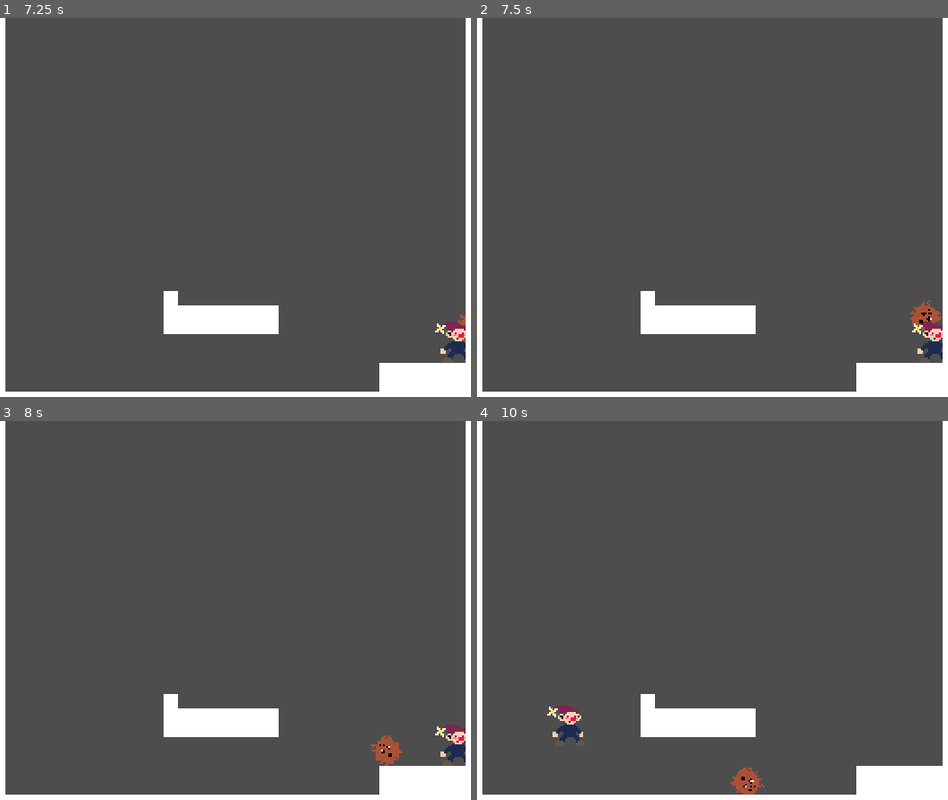
Above: before the commit, frames 1-4 (two rows, left to right).
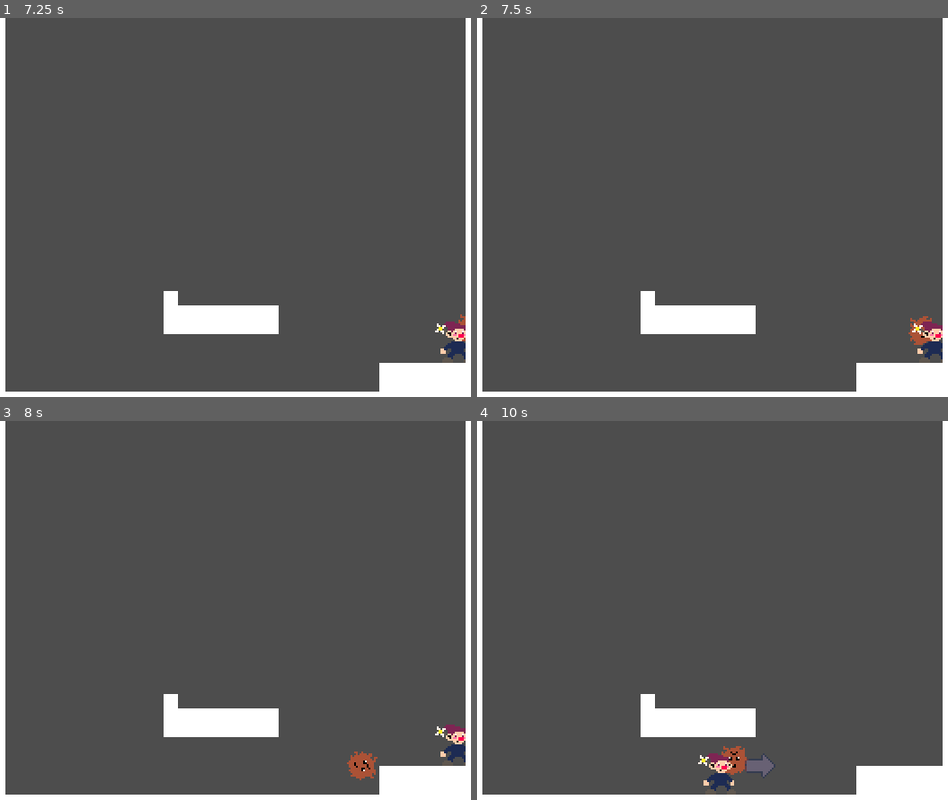
Above: after the commit, the same moments.

Repository: Paar86/Save_The_Gummies
Game: Godot game, scene res://Src/Levels/TestLevel.tscn
Same seed, same stepped clock (60 frames per second), same inputs: the game is played once before the commit and once after it.
Inputs:
- Up to frame 1 (7.25 s): hold Ctrl (action) 0.53-1.28 s; hold Right (move_right) 0.53-2.03 s; tap Space (jump) at 0.77, 1.52, 3.02, 3.77, 4.52, 6.02, 6.77 s; tap Ctrl (action) every 1.5 s from 1.35 to 5.85 s; hold Ctrl (action) 2.03-2.78 s; hold Left (move_left) 2.03-4.28 s; hold Ctrl (action) 3.53-4.28 s; hold Right (move_right) from 4.28 s (still down); hold Ctrl (action) 5.03-5.78 s; hold Ctrl (action) from 6.53 s (still down)
- Up to frame 2 (7.5 s): keep holding Right (move_right); release Ctrl (action) at 7.28 s; tap Ctrl (action) at 7.35 s
- Up to frame 3 (8 s): keep holding Right (move_right); tap Space (jump) at 7.52 s
- Up to frame 4 (10 s): release Right (move_right) at 8.03 s; hold Ctrl (action) 8.03-8.78 s; hold Left (move_left) 8.03-9.53 s; tap Ctrl (action) at 8.85 s; tap Space (jump) at 9.02, 9.77 s; hold Right (move_right) from 9.53 s (still down); hold Ctrl (action) from 9.53 s (still down)

Frame 1 is identical in both runs. In frame 2, 0.3% of the frame differs, in the area x 91-99%, y 74-87%; in frame 3, 0.6%; in frame 4, 1.5%, in the area x 14-63%, y 74-99%.

Commit message:
Changed default behaviour of the aiming system.

Diff:
--- a/Src/Entities/Player/Player.tscn
+++ b/Src/Entities/Player/Player.tscn
@@ -1,8 +1,8 @@
 [gd_scene load_steps=13 format=3 uid="uid://d2l1fpj8yehom"]
 
 [ext_resource type="Script" path="res://Src/Entities/Player/Player.gd" id="1_fgl7g"]
-[ext_resource type="PackedScene" uid="uid://bke1aiuvi2vgt" path="res://Src/Entities/ThrowArrow/throw_arrow_2.tscn" id="2_25l5w"]
 [ext_resource type="Texture2D" uid="uid://dfot7sdqtwr0v" path="res://Assets/Player/player_single.png" id="2_hj3vl"]
+[ext_resource type="PackedScene" uid="uid://5x2sdsxos3om" path="res://Src/Entities/ThrowArrow/ThrowArrow.tscn" id="2_vye7f"]
 [ext_resource type="Script" path="res://Src/Common/StateMachine/StateMachine.gd" id="3_ffp80"]
 [ext_resource type="Script" path="res://Src/Entities/Player/States/Move.gd" id="5_ob3jm"]
 [ext_resource type="Script" path="res://Src/Entities/Player/States/Idle.gd" id="6_kxhls"]
@@ -21,10 +21,9 @@
 collision_layer = 2
 script = ExtResource("1_fgl7g")
 
-[node name="ThrowArrowPivot" parent="." instance=ExtResource("2_25l5w")]
-process_mode = 4
+[node name="ThrowArrowPivot" parent="." instance=ExtResource("2_vye7f")]
 visible = false
-position = Vector2(0, -13)
+position = Vector2(0, -16)
 
 [node name="PlayerSprite" type="Sprite2D" parent="."]
 position = Vector2(0, -12)
--- a/Src/Entities/ThrowArrow/throw_arrow.gd
+++ b/Src/Entities/ThrowArrow/ThrowArrow.gd
@@ -36,12 +36,12 @@
 
 func disable() -> void:
 	hide()
+	reset_angle()
 	process_mode = Node.PROCESS_MODE_DISABLED
 
 
 func enable() -> void:
 	show()
-	reset_angle()
 	process_mode = Node.PROCESS_MODE_INHERIT
 
 
@@ -60,8 +60,14 @@
 
 # Varies with facing left or right
 func get_default_angle() -> float:
-	var angle_difference = abs(lowest_angle_limit) - abs(highest_angle_limit)
-	return highest_angle_limit - angle_difference / 2
+	match facing_direction:
+		-1.0:
+			return LOWEST_ANGLE_LIMIT_LEFT
+
+	return HIGHEST_ANGLE_LIMIT_RIGHT
+
+#	var angle_difference = abs(lowest_angle_limit) - abs(highest_angle_limit)
+#	return highest_angle_limit - angle_difference / 2
 
 
 func reset_angle() -> void:
--- /dev/null
+++ b/Src/Entities/ThrowArrow/ThrowArrow.tscn
@@ -0,0 +1,14 @@
+[gd_scene load_steps=3 format=3 uid="uid://5x2sdsxos3om"]
+
+[ext_resource type="Texture2D" uid="uid://dkxue6f1axkkv" path="res://Assets/Player/throw_arrow.png" id="1_0lkok"]
+[ext_resource type="Script" path="res://Src/Entities/ThrowArrow/ThrowArrow.gd" id="2_h0mtr"]
+
+[node name="ThrowArrowPivot" type="Marker2D"]
+position = Vector2(0, 3.57628e-07)
+script = ExtResource("2_h0mtr")
+
+[node name="ThrowArrow" type="Sprite2D" parent="."]
+modulate = Color(1, 1, 1, 0.501961)
+position = Vector2(8, -3.57628e-07)
+texture = ExtResource("1_0lkok")
+offset = Vector2(14, 5.96046e-07)
--- a/Src/Entities/ThrowArrow/throw_arrow.tscn
+++ /dev/null
@@ -1,10 +0,0 @@
-[gd_scene load_steps=3 format=3 uid="uid://c12bl6i0oskm8"]
-
-[ext_resource type="Texture2D" uid="uid://dkxue6f1axkkv" path="res://Assets/Player/throw_arrow.png" id="1_o3hqh"]
-[ext_resource type="Script" path="res://Src/Entities/ThrowArrow/throw_arrow.gd" id="2_rg4hc"]
-
-[node name="ThrowArrow" type="Sprite2D"]
-modulate = Color(1, 1, 1, 0.501961)
-texture = ExtResource("1_o3hqh")
-offset = Vector2(22, 0)
-script = ExtResource("2_rg4hc")
--- a/Src/Entities/ThrowArrow/throw_arrow_2.tscn
+++ /dev/null
@@ -1,15 +0,0 @@
-[gd_scene load_steps=3 format=3 uid="uid://bke1aiuvi2vgt"]
-
-[ext_resource type="Script" path="res://Src/Entities/ThrowArrow/throw_arrow.gd" id="1_cvk3b"]
-[ext_resource type="Texture2D" uid="uid://dkxue6f1axkkv" path="res://Assets/Player/throw_arrow.png" id="2_0m7nl"]
-
-[node name="ThrowArrowPivot" type="Marker2D"]
-position = Vector2(0, 3.57628e-07)
-rotation = -0.785398
-script = ExtResource("1_cvk3b")
-
-[node name="ThrowArrow" type="Sprite2D" parent="."]
-modulate = Color(1, 1, 1, 0.501961)
-position = Vector2(8, -3.57628e-07)
-texture = ExtResource("2_0m7nl")
-offset = Vector2(14, 5.96046e-07)
